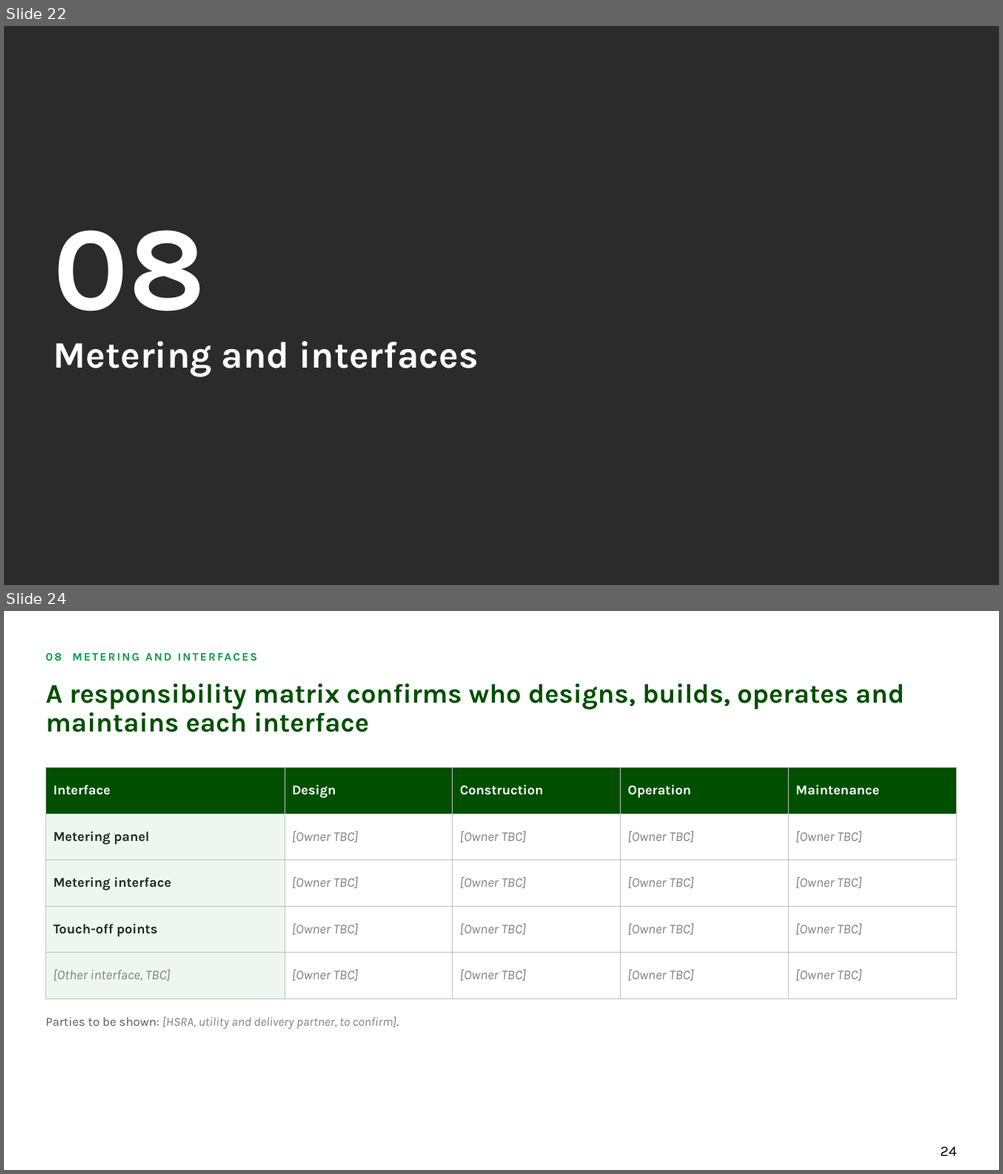
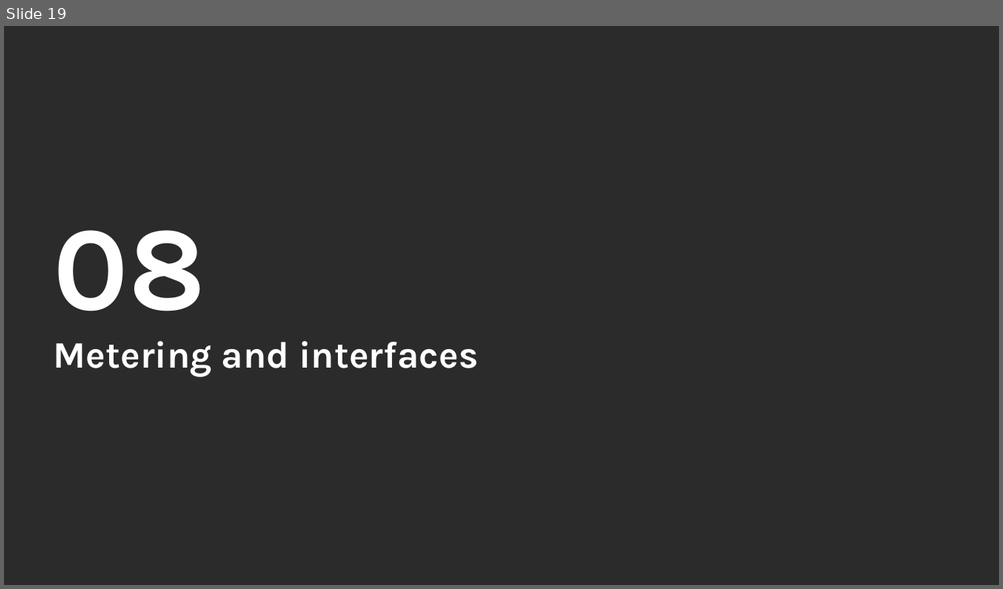
Before and after one commit to alyciawolf02/claude, a slide deck: deliverables/GoFar_Power_and_Grid_Connection_2_Workshop_Structure.pptx. Shown one above the other, each under a label of ours: slides 22 and 24 before the commit, slide 19 after it; the slides between them are not shown. The pictures are 1003x1174 and 1003x589 pixels, drawn with LibreOffice and Linux fonts; fonts in the diff are those of the drawing; background and template pictures are left out; a plain dark background stands for a picture behind light text. Boxes give left, top, right and bottom in pixels: in the first picture for what was removed or moved away, otherwise in the second. Text is boxed around its words. In the diff, an @@ line names an element or a change of style, - is before the commit and + after.

```diff
--- a/deliverables/GoFar_Power_and_Grid_Connection_2_Workshop_Structure.pptx
+++ b/deliverables/GoFar_Power_and_Grid_Connection_2_Workshop_Structure.pptx
@@ slide 24 removed at <box>4,611,999,1170</box>, background #FFFFFF @@
@@ text removed at <box>45,649,717,672</box> @@
-08 METERING AND INTERFACES
@@ title removed at <box>45,684,904,732</box> @@
-A responsibility matrix confirms who designs, builds, operates and maintains each interface
@@ table removed at <box>45,768,956,999</box>, 5 rows, 5 columns @@
-Interface | Design | Construction | Operation | Maintenance
-Metering panel | [Owner TBC] | [Owner TBC] | [Owner TBC] | [Owner TBC]
-Metering interface | [Owner TBC] | [Owner TBC] | [Owner TBC] | [Owner TBC]
-Touch-off points | [Owner TBC] | [Owner TBC] | [Owner TBC] | [Owner TBC]
-[Other interface, TBC] | [Owner TBC] | [Owner TBC] | [Owner TBC] | [Owner TBC]
@@ text removed at <box>45,1017,398,1029</box> @@
-Parties to be shown: [HSRA, utility and delivery partner, to confirm].
@@ page number removed at <box>940,1147,956,1156</box> @@
-24
@@ what was slide 22 is now slide 19 @@
```
Also in this commit, not shown: 12 slides changed, 3 other slides removed.
